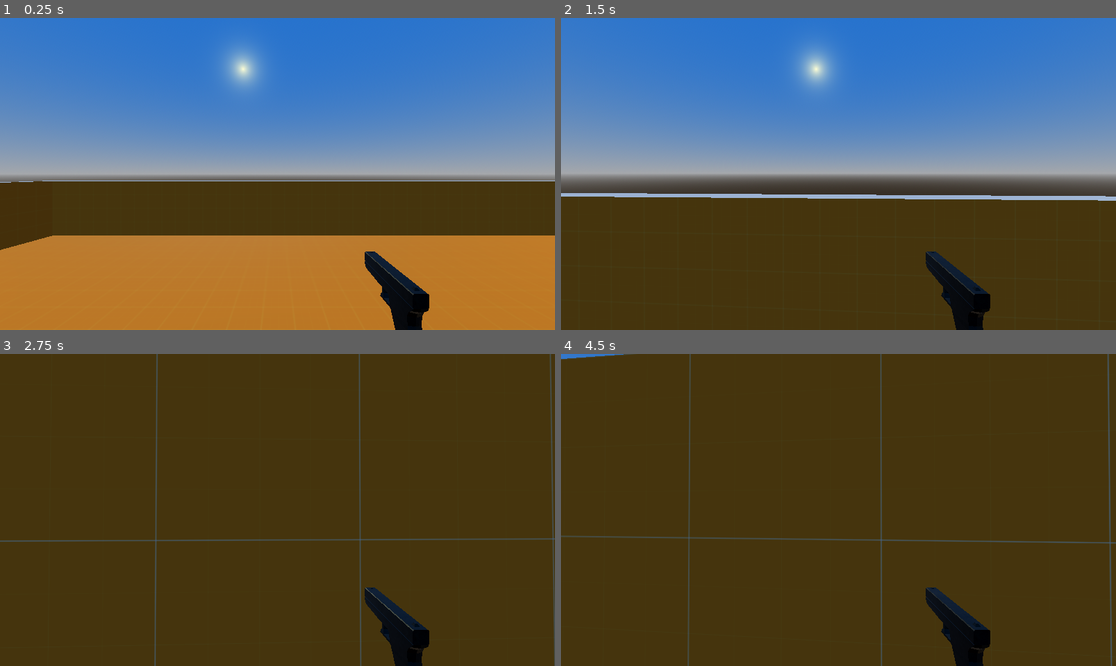
Above: before the commit, frames 1-4 (two rows, left to right).
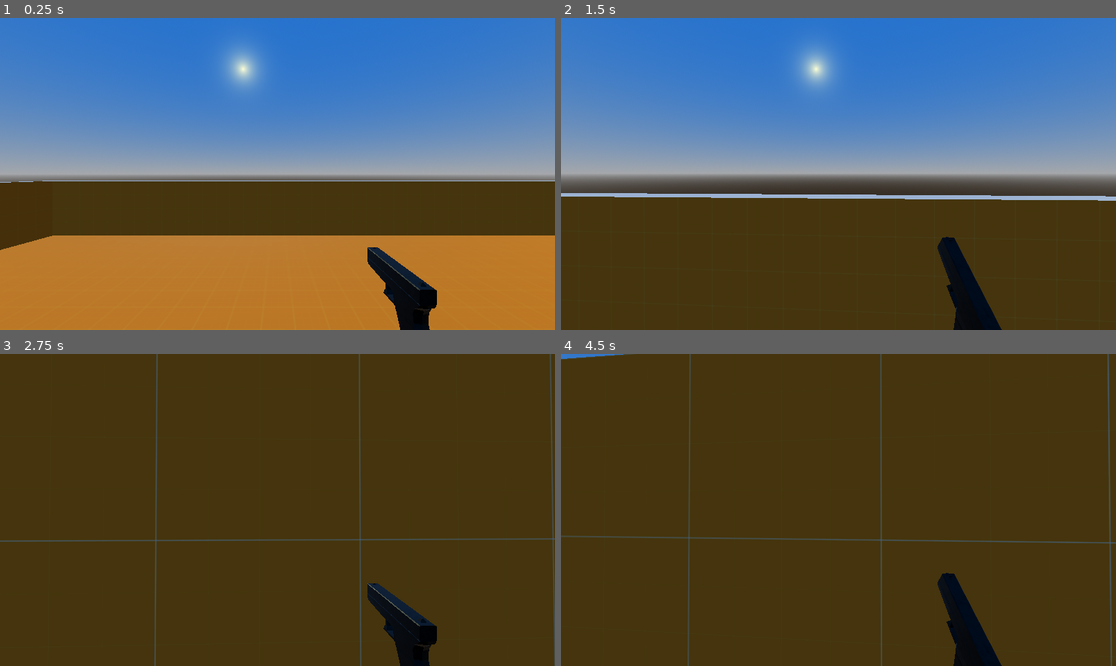
Above: after the commit, the same moments.

Repository: MyDogsEd/shiver
Game: Godot game, scene res://scenes/levels/world.tscn
Same seed, same stepped clock (60 frames per second), same inputs: the game is played once before the commit and once after it.
Inputs (mouse positions are in pixels of both pictures, inside the frame that each line leads up to):
- Up to frame 1 (0.25 s): no input
- Up to frame 2 (1.5 s): move the mouse to (866, 174) at 0.52 s; hold W (forward) from 0.53 s (still down); click (866, 174) at 0.6 s; tap Space (jump) at 0.77 s; move the mouse to (810, 174) at 1.27 s; click (810, 174) at 1.35 s
- Up to frame 3 (2.75 s): keep holding W (forward); tap Space (jump) at 1.52 s; move the mouse to (288, 503) at 2.02 s; click (288, 503) at 2.1 s
- Up to frame 4 (4.5 s): keep holding W (forward); move the mouse to (832, 516) at 2.77 s; click (832, 516) at 2.85 s; tap Space (jump) at 3.02, 3.77 s; move the mouse to (877, 513) at 3.52 s; click (877, 513) at 3.6 s; move the mouse to (794, 506) at 4.27 s; click (794, 506) at 4.35 s

The runs differ from the first frame. In frame 1, 1.0% of the frame differs, in the area x 65-79%, y 73-100%; in frame 2, 1.1%; in frame 3, 1.0%; in frame 4, 1.2%, in the area x 65-80%, y 70-100%.

Commit message:
Add gunshot audio and animation

Diff:
--- a/project.godot
+++ b/project.godot
@@ -47,6 +47,11 @@
 "events": [Object(InputEventKey,"resource_local_to_scene":false,"resource_name":"","device":-1,"window_id":0,"alt_press …(195 unchanged characters)…
 ]
 }
+fire={
+"deadzone": 0.5,
+"events": [null, Object(InputEventMouseButton,"resource_local_to_scene":false,"resource_name":"","device":-1,"window_id":0,"alt_pressed":false,"shift_pressed":false,"ctrl_pressed":false,"meta_pressed":false,"button_mask":1,"position":Vector2(200, 15),"global_position":Vector2(209, 61),"factor":1.0,"button_index":1,"canceled":false,"pressed":true,"double_click":false,"script":null)
+]
+}
 
 [physics]
 
--- a/scenes/entities/player.gd
+++ b/scenes/entities/player.gd
@@ -6,6 +6,7 @@
 const LOOK_SENSITIVIY := 0.001
 
 var mouse_captured := true
+var fire_enabled := true
 
 func _ready() -> void:
 	Input.mouse_mode = Input.MOUSE_MODE_CAPTURED
@@ -38,6 +39,10 @@
 	if Input.is_action_just_pressed("jump") and is_on_floor():
 		velocity.y = JUMP_VELOCITY
 
+	if Input.is_action_just_pressed("fire") && fire_enabled:
+		var fire_enabled = false
+		$Camera3D/Glock.fire_anim(func(): fire_enabled = true)
+
 	# Get the input direction and handle the movement/deceleration.
 	# As good practice, you should replace UI actions with custom gameplay actions.
 	var input_dir := Input.get_vector("left", "right", "forward", "backward")
--- a/scenes/entities/player.tscn
+++ b/scenes/entities/player.tscn
@@ -1,7 +1,7 @@
 [gd_scene load_steps=5 format=3 uid="uid://yl6r2hwieqr6"]
 
 [ext_resource type="Script" path="res://scenes/entities/player.gd" id="1_qjafd"]
-[ext_resource type="PackedScene" uid="uid://tb5kiajpj6w4" path="res://assets/models/glock.glb" id="2_tycrn"]
+[ext_resource type="PackedScene" uid="uid://bibdq0bi0v7f7" path="res://scenes/weapons/glock.tscn" id="2_5kg54"]
 
 [sub_resource type="CapsuleShape3D" id="CapsuleShape3D_hb0n4"]
 
@@ -20,5 +20,5 @@
 transform = Transform3D(1, 0, 0, 0, 1, 0, 0, 0, 1, 0, 0.568292, 0)
 current = true
 
-[node name="glock" parent="Camera3D" instance=ExtResource("2_tycrn")]
-transform = Transform3D(-1, 0, -8.74228e-08, 0, 1, 0, 8.74228e-08, 0, -1, 0.208539, -0.239623, -0.371167)
+[node name="Glock" parent="Camera3D" instance=ExtResource("2_5kg54")]
+transform = Transform3D(-1, 0, -8.74228e-08, 0, 1, 0, 8.74228e-08, 0, -1, 0.206386, -0.223823, -0.354405)
--- a/scenes/objects/object_bullet_casing.tscn
+++ b/scenes/objects/object_bullet_casing.tscn
@@ -3,15 +3,15 @@
 [ext_resource type="PackedScene" uid="uid://o21xgv868683" path="res://assets/models/mdl_casing.glb" id="1_4pnvm"]
 
 [sub_resource type="CylinderShape3D" id="CylinderShape3D_qtufs"]
-height = 19.0
-radius = 4.5
+height = 0.019
+radius = 0.005
 
 [node name="ObjectBulletCasing" type="RigidBody3D"]
 transform = Transform3D(1, 0, 0, 0, 1, 0, 0, 0, 1, 7.04918e-06, 5.9566e-05, 3.99873e-05)
+linear_velocity = Vector3(-10, 10, 0)
 
 [node name="CollisionShape3D" type="CollisionShape3D" parent="."]
-transform = Transform3D(1, 0, 0, 0, -4.37114e-08, -1, 0, 1, -4.37114e-08, 0, 0, -0.5)
+transform = Transform3D(1, 0, 0, 0, -4.37114e-08, -1, 0, 1, -4.37114e-08, 0, 0, 0)
 shape = SubResource("CylinderShape3D_qtufs")
 
 [node name="mdl_casing" parent="." instance=ExtResource("1_4pnvm")]
-transform = Transform3D(1000, 0, 0, 0, 1000, 0, 0, 0, 1000, 0, 0, 0)
--- /dev/null
+++ b/scenes/weapons/casing_spawner.gd
@@ -0,0 +1,7 @@
+extends Node3D
+
+@export var bullet_casing: PackedScene
+
+func spawn_casing():
+	var casing = bullet_casing.instantiate()
+	get_tree().root.add_child(casing)
--- /dev/null
+++ b/scenes/weapons/glock.gd
@@ -0,0 +1,12 @@
+extends Node3D
+class_name Glock
+
+var callback: Callable
+
+func fire_anim(callback: Callable):
+	$AnimationPlayer.play("fire")
+	self.callback = callback
+
+func _on_animation_player_animation_finished(anim_name: StringName) -> void:
+	if anim_name == "fire" && callback != null:
+		callback.call()
--- /dev/null
+++ b/scenes/weapons/glock.tscn
@@ -0,0 +1,103 @@
+[gd_scene load_steps=9 format=3 uid="uid://bibdq0bi0v7f7"]
+
+[ext_resource type="Script" path="res://scenes/weapons/glock.gd" id="1_2q4b5"]
+[ext_resource type="PackedScene" uid="uid://tb5kiajpj6w4" path="res://assets/models/glock.glb" id="1_fq81m"]
+[ext_resource type="AudioStream" uid="uid://dq07e87rhsg6d" path="res://assets/sounds/9_mm_gunshot-mike-koenig-123.mp3" id="3_u5wmn"]
+[ext_resource type="Script" path="res://scenes/weapons/casing_spawner.gd" id="4_47wpo"]
+[ext_resource type="PackedScene" uid="uid://crwx54nnlioib" path="res://scenes/objects/object_bullet_casing.tscn" id="5_4l5b3"]
+
+[sub_resource type="Animation" id="Animation_g456p"]
+resource_name = "fire"
+length = 0.5
+tracks/0/type = "value"
+tracks/0/imported = false
+tracks/0/enabled = true
+tracks/0/path = NodePath("glock:rotation")
+tracks/0/interp = 1
+tracks/0/loop_wrap = true
+tracks/0/keys = {
+"times": PackedFloat32Array(0, 0.1, 0.5),
+"transitions": PackedFloat32Array(1, 1, 1),
+"update": 0,
+"values": [Vector3(0, 0, 0), Vector3(-0.698132, 0, 0), Vector3(0, 0, 0)]
+}
+tracks/1/type = "value"
+tracks/1/imported = false
+tracks/1/enabled = true
+tracks/1/path = NodePath("GunshotSound:playing")
+tracks/1/interp = 1
+tracks/1/loop_wrap = true
+tracks/1/keys = {
+"times": PackedFloat32Array(0, 0.5),
+"transitions": PackedFloat32Array(1, 1),
+"update": 1,
+"values": [true, false]
+}
+tracks/2/type = "method"
+tracks/2/imported = false
+tracks/2/enabled = true
+tracks/2/path = NodePath("CasingSpawner")
+tracks/2/interp = 1
+tracks/2/loop_wrap = true
+tracks/2/keys = {
+"times": PackedFloat32Array(0),
+"transitions": PackedFloat32Array(1),
+"values": [{
+"args": [],
+"method": &"spawn_casing"
+}]
+}
+
+[sub_resource type="Animation" id="Animation_00cbn"]
+length = 0.001
+tracks/0/type = "value"
+tracks/0/imported = false
+tracks/0/enabled = true
+tracks/0/path = NodePath("glock:rotation")
+tracks/0/interp = 1
+tracks/0/loop_wrap = true
+tracks/0/keys = {
+"times": PackedFloat32Array(0),
+"transitions": PackedFloat32Array(1),
+"update": 0,
+"values": [Vector3(0, 0, 0)]
+}
+tracks/1/type = "value"
+tracks/1/imported = false
+tracks/1/enabled = true
+tracks/1/path = NodePath("GunshotSound:playing")
+tracks/1/interp = 1
+tracks/1/loop_wrap = true
+tracks/1/keys = {
+"times": PackedFloat32Array(0),
+"transitions": PackedFloat32Array(1),
+"update": 1,
+"values": [false]
+}
+
+[sub_resource type="AnimationLibrary" id="AnimationLibrary_yxfpt"]
+_data = {
+"RESET": SubResource("Animation_00cbn"),
+"fire": SubResource("Animation_g456p")
+}
+
+[node name="Glock" type="Node3D"]
+script = ExtResource("1_2q4b5")
+
+[node name="glock" parent="." instance=ExtResource("1_fq81m")]
+
+[node name="AnimationPlayer" type="AnimationPlayer" parent="."]
+libraries = {
+"": SubResource("AnimationLibrary_yxfpt")
+}
+
+[node name="GunshotSound" type="AudioStreamPlayer3D" parent="."]
+transform = Transform3D(1, 0, 0, 0, 1, 0, 0, 0, 1, 0, 0.0558943, 0.0859309)
+stream = ExtResource("3_u5wmn")
+
+[node name="CasingSpawner" type="Node3D" parent="."]
+transform = Transform3D(1, 0, 0, 0, 1, 0, 0, 0, 1, -0.00595513, 0.0525329, -0.0209943)
+script = ExtResource("4_47wpo")
+bullet_casing = ExtResource("5_4l5b3")
+
+[connection signal="animation_finished" from="AnimationPlayer" to="." method="_on_animation_player_animation_finished"]
Binary file removed: assets/models/glock_joined.glb
Not shown, removed: assets/models/glock_joined.glb.import
Not shown, added: assets/sounds/9_mm_gunshot-mike-koenig-123.mp3.import
Not shown, added: assets/sounds/9_mm_gunshot-mike-koenig-123.mp3
